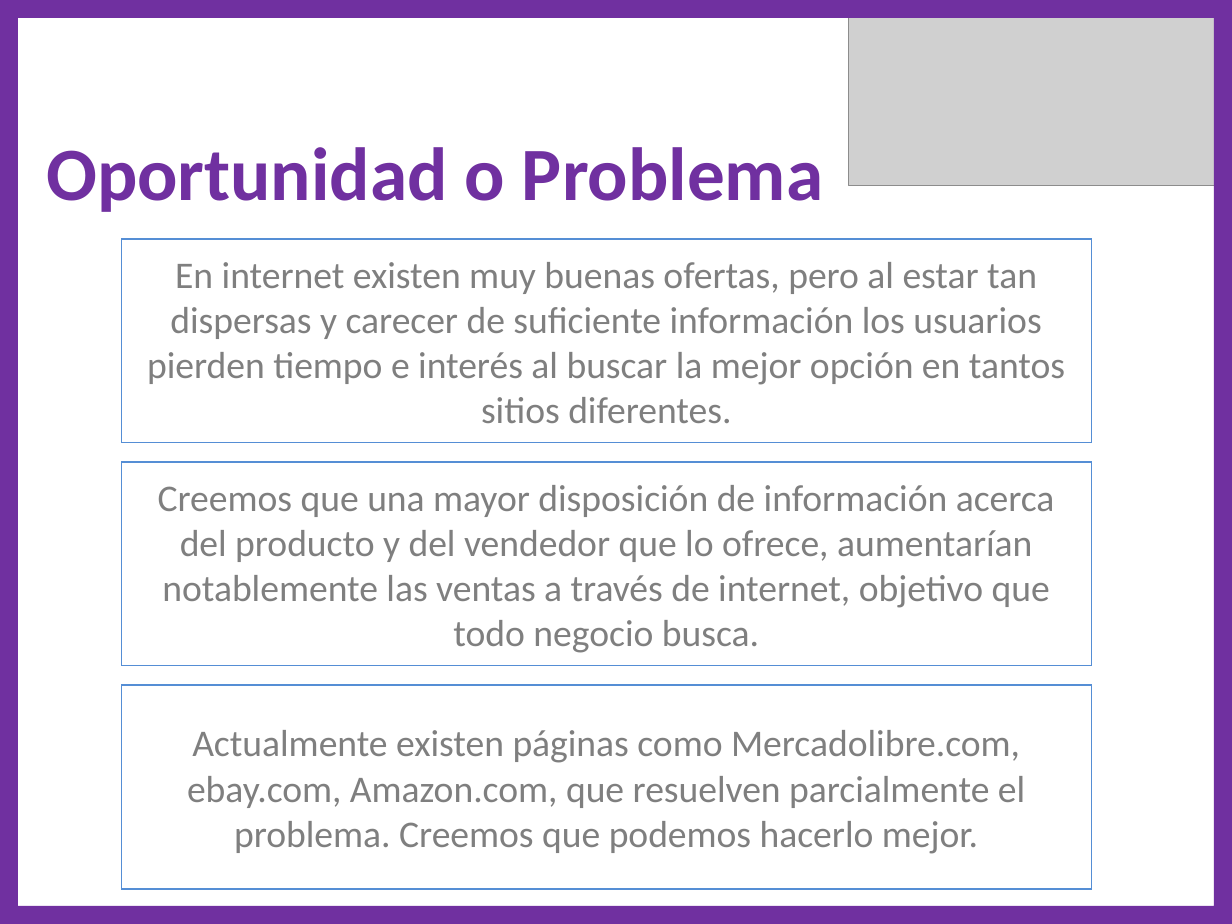
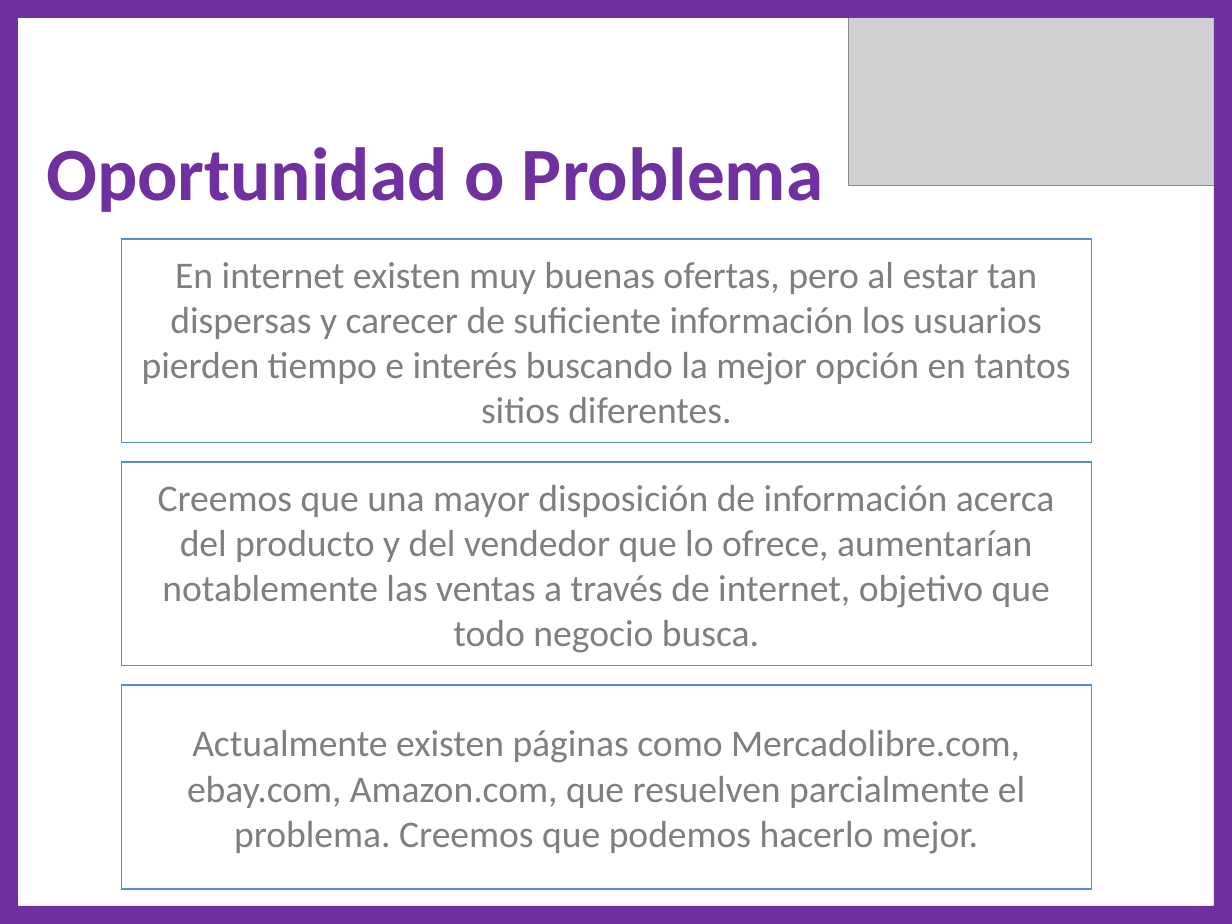
Before and after one commit to gslopez/proyectoSeba, a slide deck: slide 2 of InnovaChile/Postulación/Postulación 1.1.ppt. Drawn at 1232x924 pixels with LibreOffice and Linux fonts; fonts in the diff are those of the drawing; grey boxes stand for pictures. Boxes give left, top, right and bottom in pixels: in the first picture for what was removed or moved away, otherwise in the second. Text is boxed around its words. In the diff, an @@ line names an element or a change of style, - is before the commit and + after.

```diff
--- a/InnovaChile/Postulación/Postulación 1.1.ppt
+++ b/InnovaChile/Postulación/Postulación 1.1.ppt
@@ text in rectangle at [142, 262, 1070, 423]: text changed @@
-En internet existen muy buenas ofertas, pero al estar tan dispersas y carecer de suficiente información los usuarios pierden tiempo e interés al buscar la mejor opción en tantos sitios diferentes.
+En internet existen muy buenas ofertas, pero al estar tan dispersas y carecer de suficiente información los usuarios pierden tiempo e interés buscando la mejor opción en tantos sitios diferentes.
```
Also in this commit, not shown: 1 other slide changed, 2 other files.
